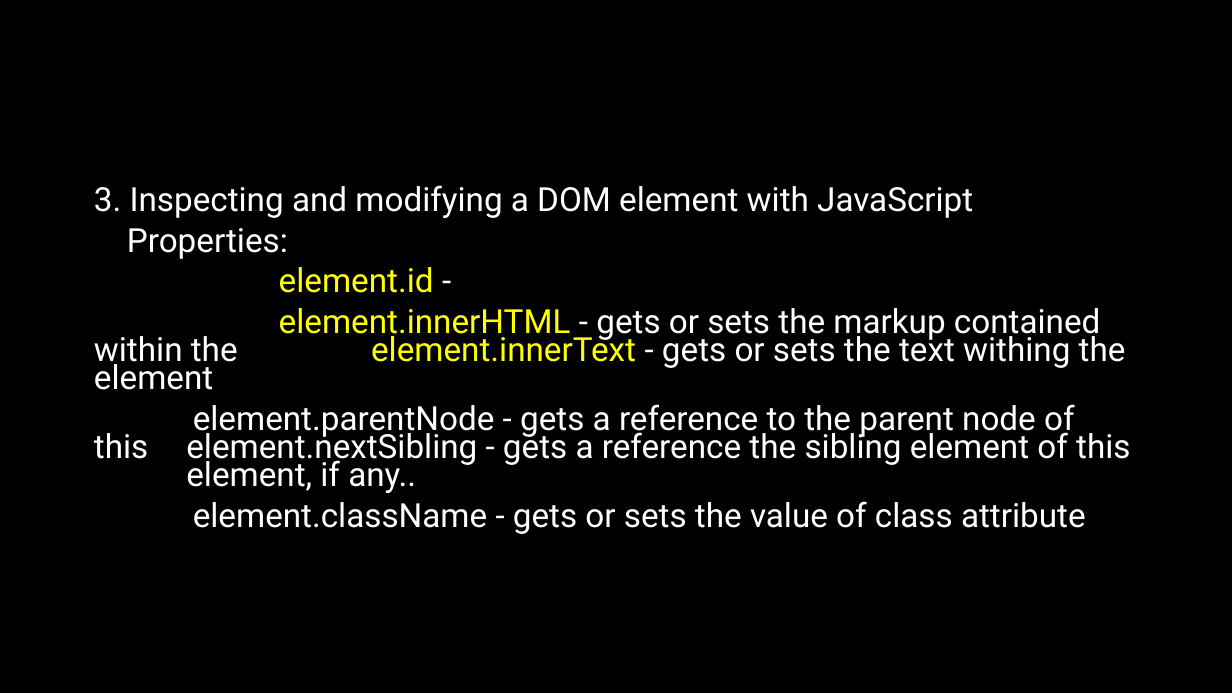
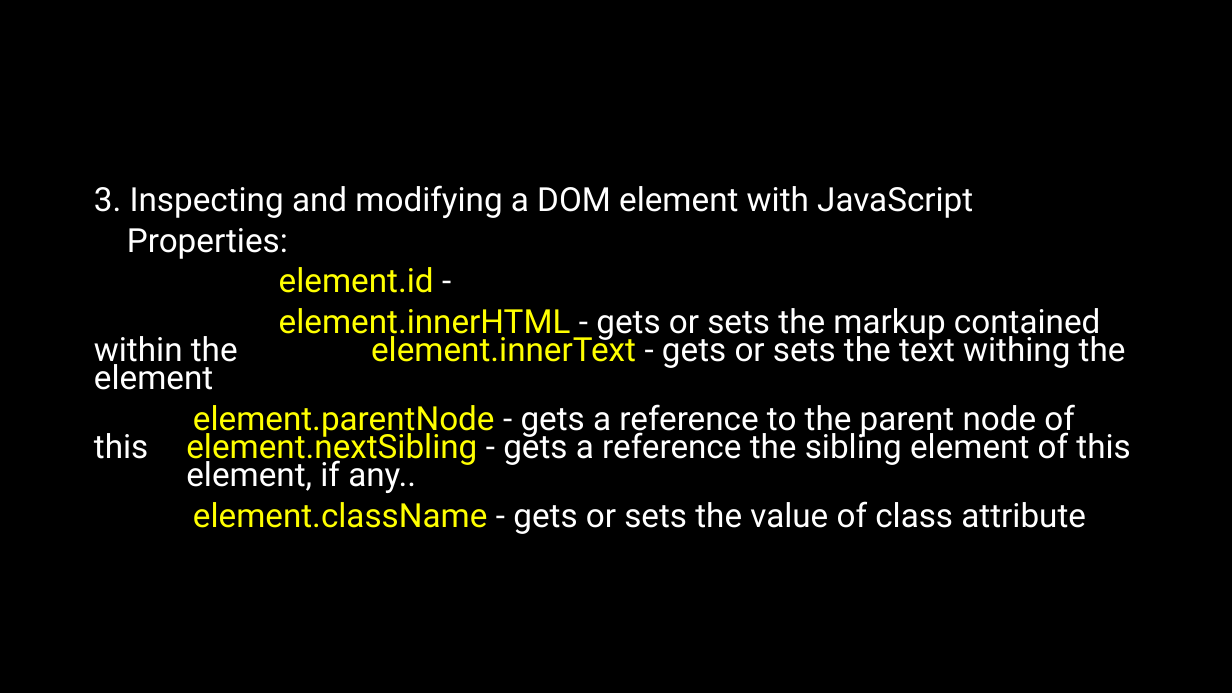
Before and after one commit to natiquekeyin/spring2025, a slide deck: slide 12 of FrontEnd/Week5/Week 5.pptx. Drawn at 1232x693 pixels with LibreOffice and Linux fonts; fonts in the diff are those of the drawing. Boxes give left, top, right and bottom in pixels: in the first picture for what was removed or moved away, otherwise in the second. Text is boxed around its words. In the diff, an @@ line names an element or a change of style, - is before the commit and + after.

```diff
--- a/FrontEnd/Week5/Week 5.pptx
+++ b/FrontEnd/Week5/Week 5.pptx
@@ text at box(94, 404, 1130, 534): text colour #FFFFFF to #FFFF00 in "element.parentNode element.nextSibling", "element.className" @@
```
Also in this commit, not shown: 2 other slides changed, 9 other files.
